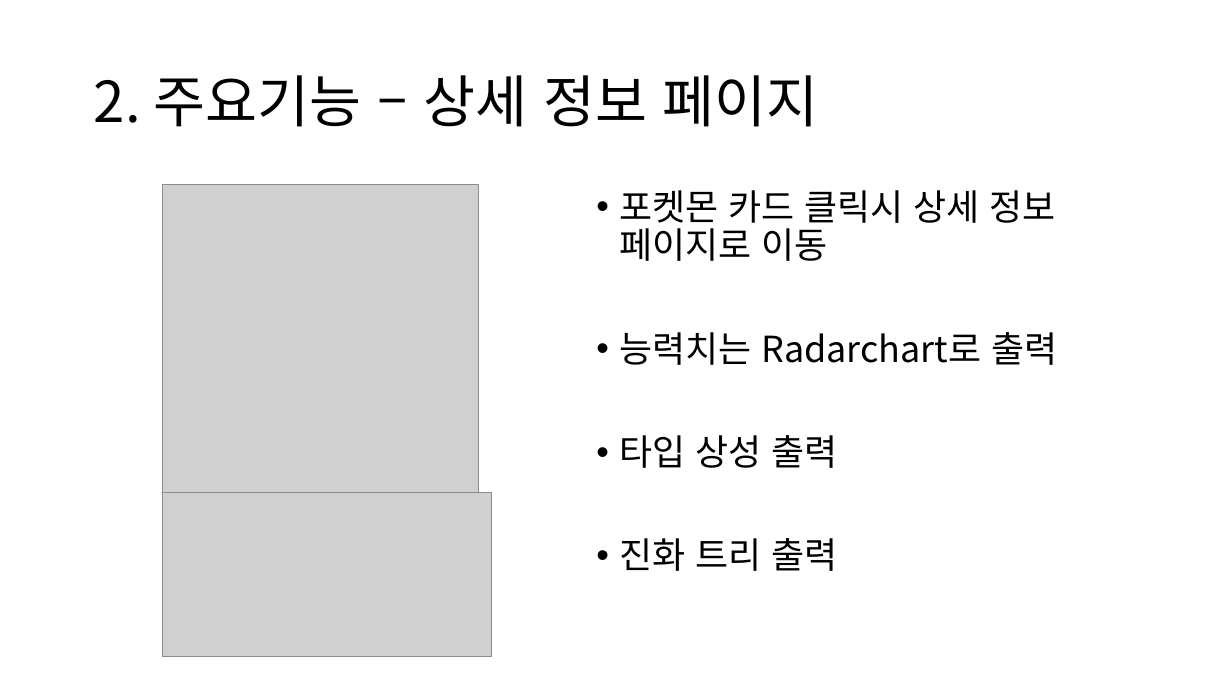
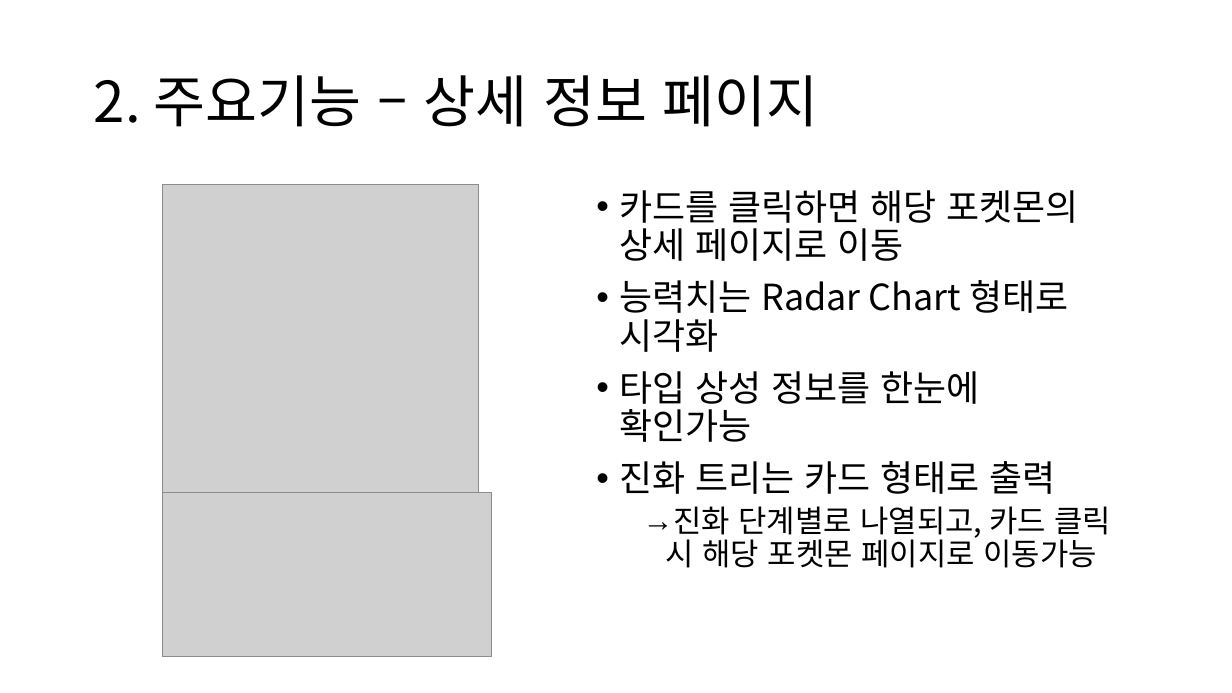
Before and after one commit to lhj4369/Pokemon-Wiki, a slide deck: slide 16 of 발표자료.pptx. Drawn at 1232x693 pixels with LibreOffice and Linux fonts; fonts in the diff are those of the drawing; grey boxes stand for pictures. Boxes give left, top, right and bottom in pixels: in the first picture for what was removed or moved away, otherwise in the second. Text is boxed around its words. In the diff, an @@ line names an element or a change of style, - is before the commit and + after.

```diff
--- a/발표자료.pptx
+++ b/발표자료.pptx
@@ text at (619,190,1112,568): text changed @@
-• 포켓몬 카드 클릭시 상세 정보 페이지로 이동
-• 능력치는 Radarchart로 출력
-• 타입 상성 출력
-• 진화 트리 출력
+• 카드를 클릭하면 해당 포켓몬의 상세 페이지로 이동
+• 능력치는 Radar Chart 형태로 시각화
+• 타입 상성 정보를 한눈에 확인가능
+• 진화 트리는 카드 형태로 출력
+  → 진화 단계별로 나열되고, 카드 클릭 시 해당 포켓몬 페이지로 이동가능
```
Also in this commit, not shown: 11 other slides changed.
